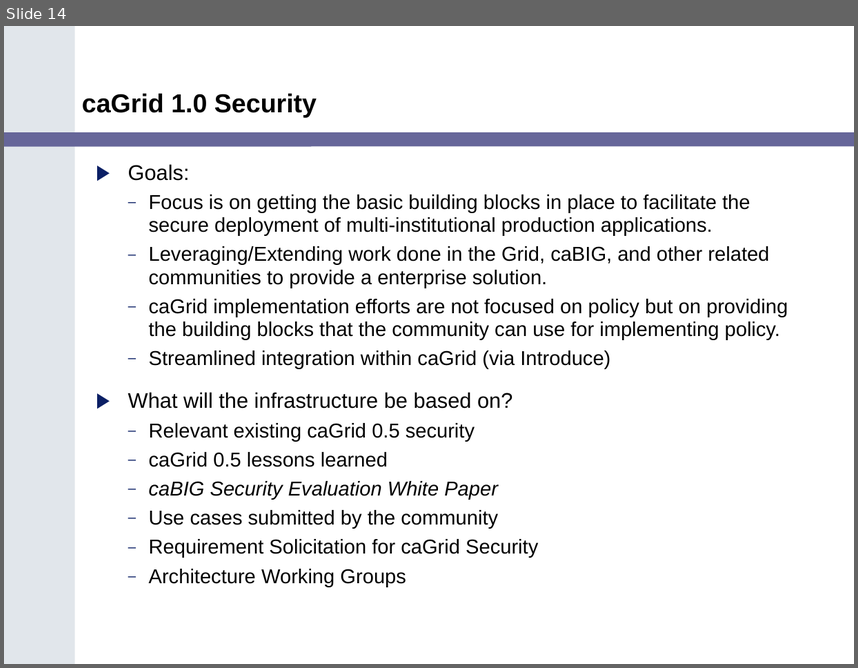
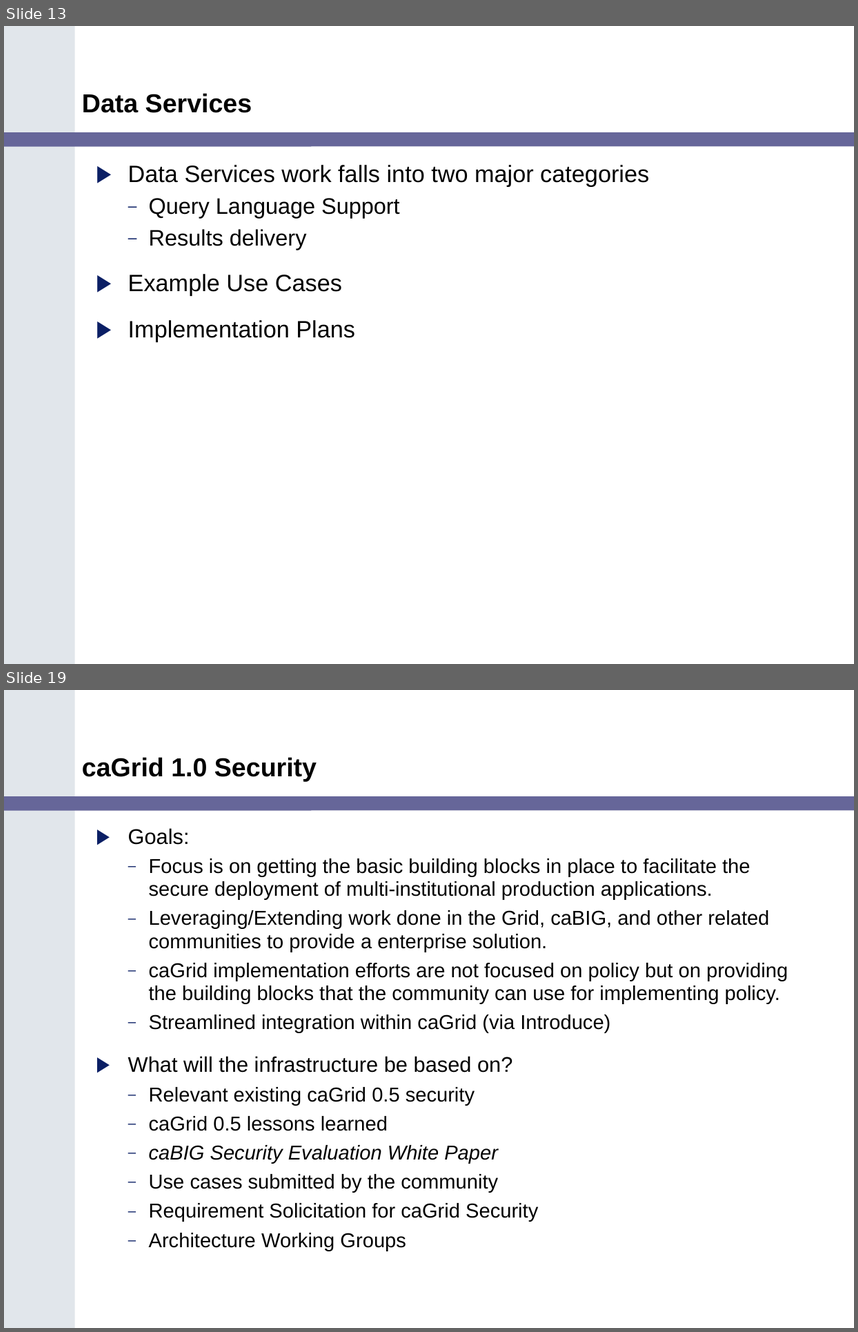
Before and after one commit to NCIP/cagrid-portal, a slide deck: cagrid-1-0/Documentation/presentations/200602_VCDE_ARCH/caGrid_Update_Arch_VCDE_Feb1.ppt. Shown one above the other, each under a label of ours: slide 14 before the commit, slides 13 and 19 after it; the slides between them are not shown. The pictures are 858x668 and 858x1332 pixels, drawn with LibreOffice and Linux fonts; fonts in the diff are those of the drawing; background and template pictures are left out. Boxes give left, top, right and bottom in pixels: in the first picture for what was removed or moved away, otherwise in the second. Text is boxed around its words. In the diff, an @@ line names an element or a change of style, - is before the commit and + after.

Commit message:
updated with Bill Allcock's slides on data services

```diff
--- a/cagrid-1-0/Documentation/presentations/200602_VCDE_ARCH/caGrid_Update_Arch_VCDE_Feb1.ppt
+++ b/cagrid-1-0/Documentation/presentations/200602_VCDE_ARCH/caGrid_Update_Arch_VCDE_Feb1.ppt
@@ slide 13 added at (4, 26, 854, 664), background #FFFFFF; not listed: 2 template elements that a slide beside it also shows @@
@@ title added at (82, 93, 252, 113), 22 pt, text #000000, bold @@
+Data Services
@@ text added at (128, 165, 649, 341), 20 pt, text #000000 @@
+▶ Data Services work falls into two major categories
+  – Query Language Support
+  – Results delivery
+▶ Example Use Cases
+▶ Implementation Plans
@@ what was slide 14 is now slide 19 @@
```
Also in this commit, not shown: 5 other slides added, 1 slide removed.
